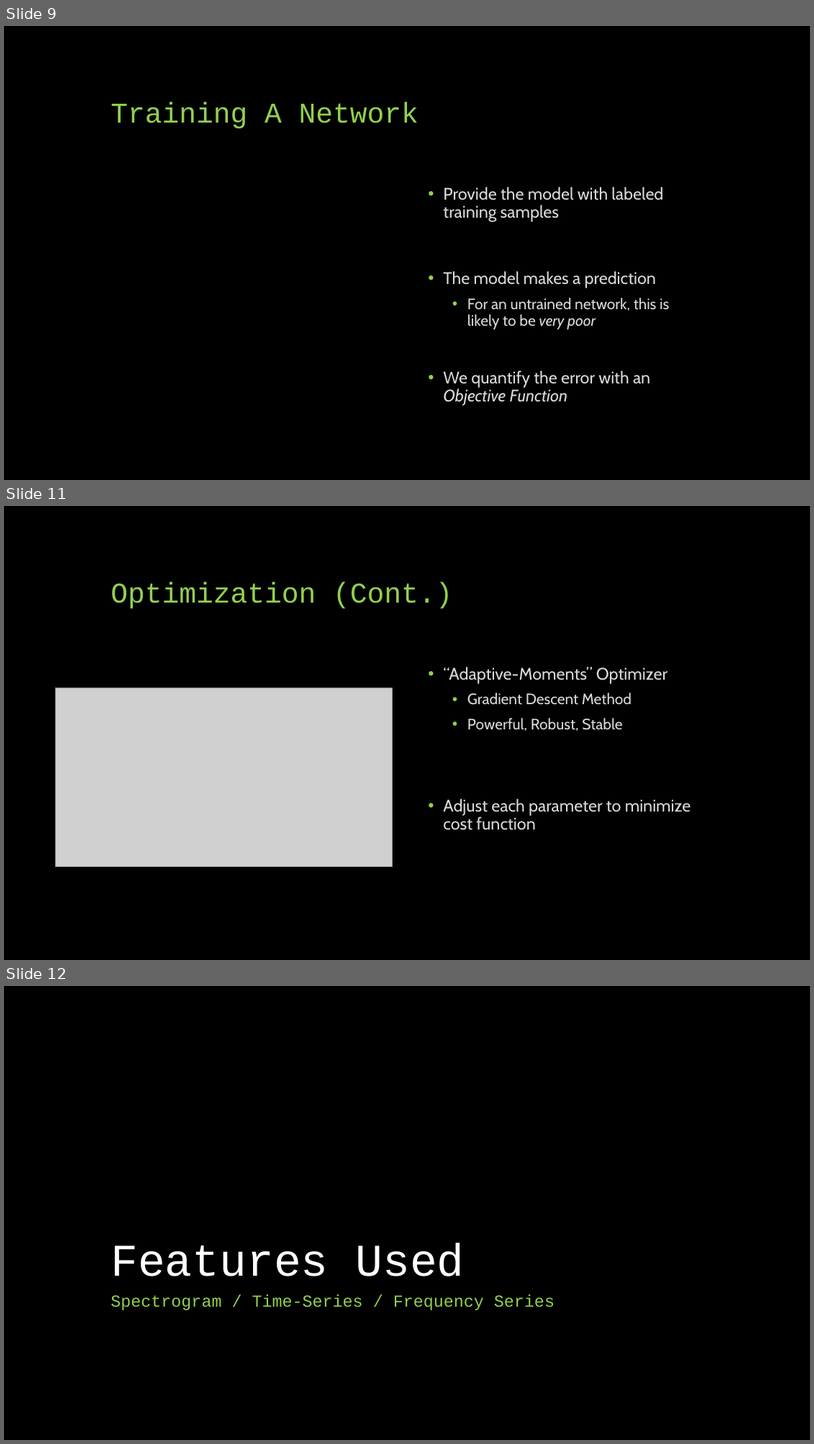
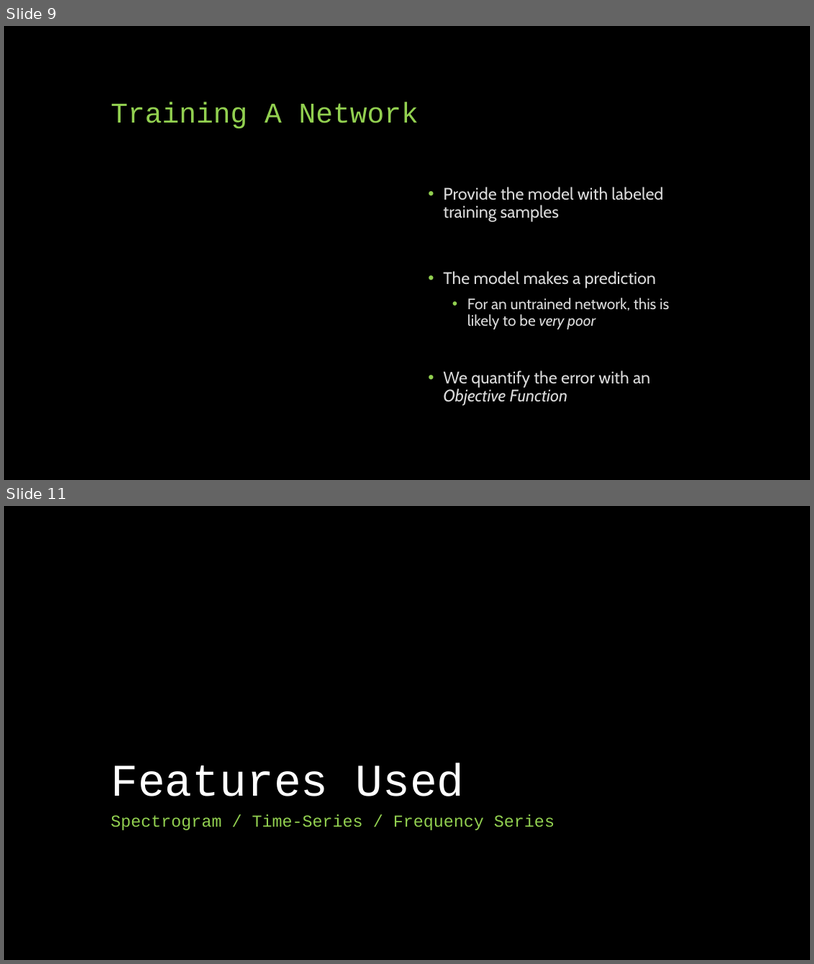
Before and after one commit to landonbuell/Buell-Senior-Thesis, a slide deck: Thesis/CapstonePresentaion/Classifying Chaotic Synthesizers with a Multimodal Neural Network.pptx. Shown one above the other, each under a label of ours: slides 9, 11 and 12 before the commit, slides 9 and 11 after it; the slides between them are not shown. The pictures are 814x1444 and 814x964 pixels, drawn with LibreOffice and Linux fonts; fonts in the diff are those of the drawing; grey boxes stand for pictures. Boxes give left, top, right and bottom in pixels: in the first picture for what was removed or moved away, otherwise in the second. Text is boxed around its words. In the diff, an @@ line names an element or a change of style, - is before the commit and + after.

```diff
--- a/Thesis/CapstonePresentaion/Classifying Chaotic Synthesizers with a Multimodal Neural Network.pptx
+++ b/Thesis/CapstonePresentaion/Classifying Chaotic Synthesizers with a Multimodal Neural Network.pptx
@@ slide 11 removed at [4, 506, 810, 960], background #000000 @@
@@ title removed at [111, 582, 453, 609] @@
-Optimization (Cont.)
@@ text removed at [443, 667, 692, 830] @@
-• “Adaptive-Moments” Optimizer
-  • Gradient Descent Method
-  • Powerful, Robust, Stable
-• Adjust each parameter to minimize cost function
@@ picture removed at [55, 687, 392, 867] @@
@@ what was slide 12 is now slide 11 @@
```
Also in this commit, not shown: 3 slides changed, 2 slides added, 2 other slides removed, 2 other files.
